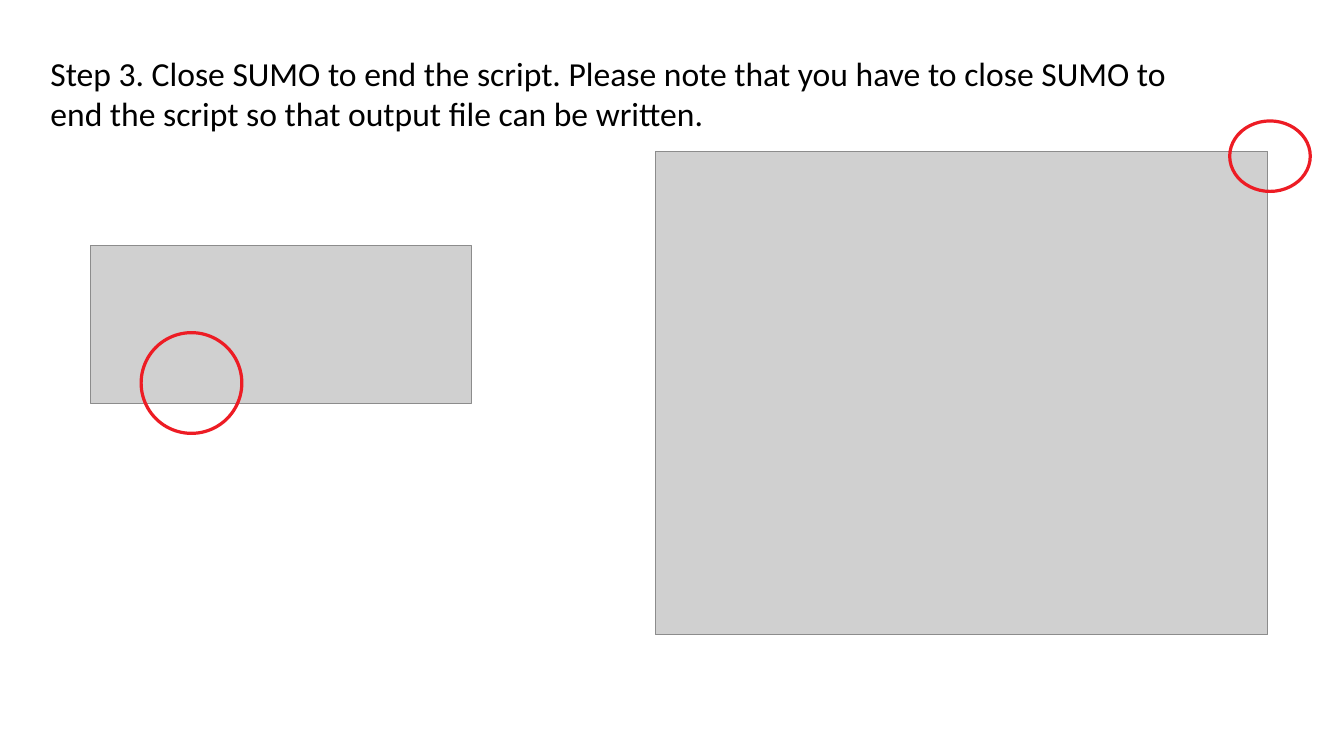
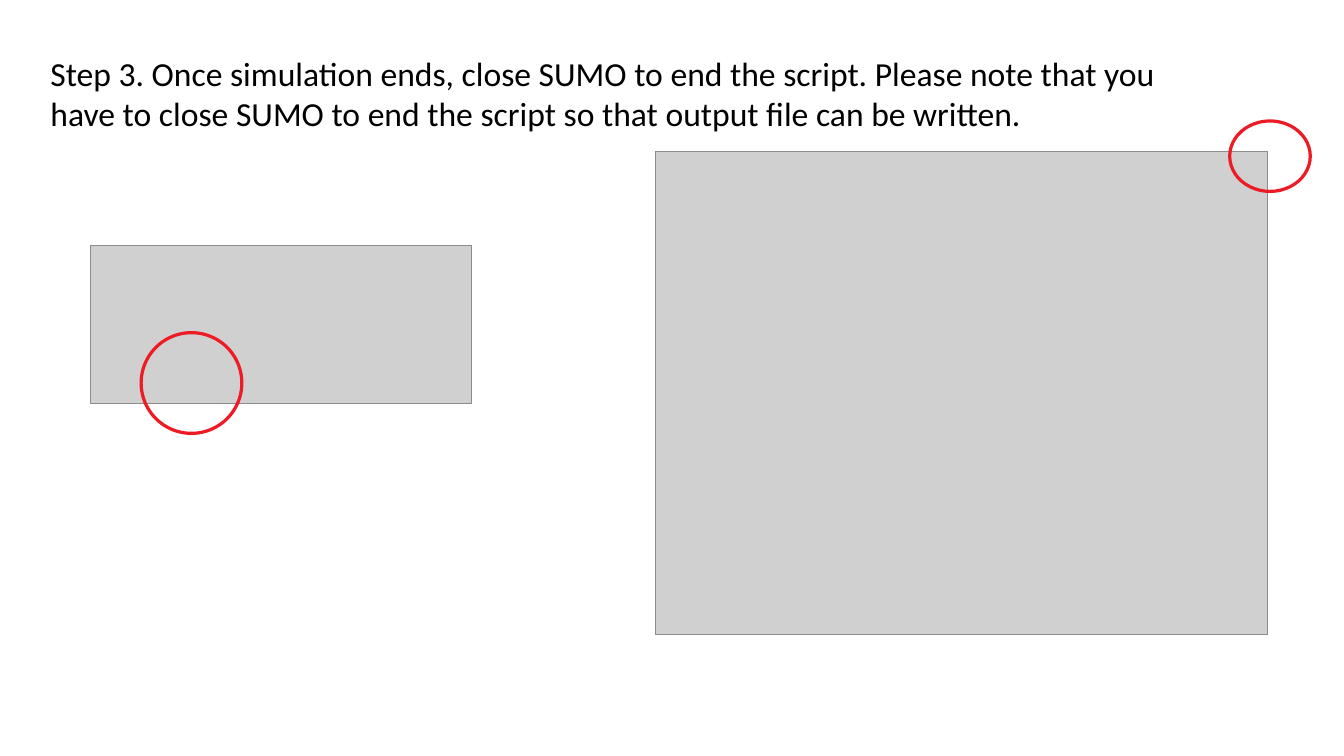
Before and after one commit to PAWorkzoneAutomation/TrafficSimulators_GettingStartedWithDifferrentSimulators_GettingStartedWithSUMO, a slide deck: slide 7 of Documents/How to command a trajectory to an AV.pptx. Drawn at 1344x756 pixels with LibreOffice and Linux fonts; fonts in the diff are those of the drawing; grey boxes stand for pictures. Boxes give left, top, right and bottom in pixels: in the first picture for what was removed or moved away, otherwise in the second. Text is boxed around its words. In the diff, an @@ line names an element or a change of style, - is before the commit and + after.

```diff
--- a/Documents/How to command a trajectory to an AV.pptx
+++ b/Documents/How to command a trajectory to an AV.pptx
@@ text at <box>50,62,1154,132</box>: text changed @@
-Step 3. Close SUMO to end the script. Please note that you have to close SUMO to end the script so that output file can be written.
+Step 3. Once simulation ends, close SUMO to end the script. Please note that you have to close SUMO to end the script so that output file can be written.
```
Also in this commit, not shown: 7 other slides changed, 12 slides added.
